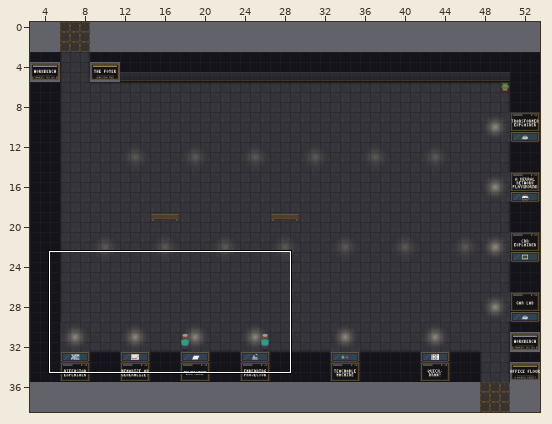
A Tiled map (JSON) gets an edit: maps/workbench.tmj. The picture above shows the old version from afar; the outline marks the close-up.
Close-up. As it was:
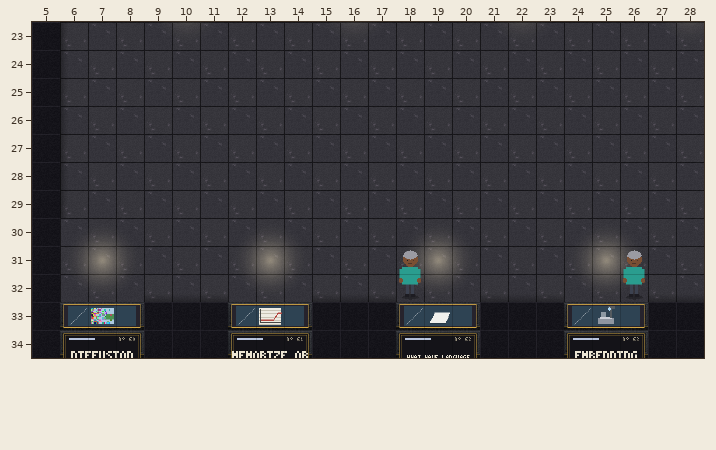
Cells are 32x32 px. Shown: x 5..28, y 23..34. The commit also changed other parts of the map, which this record leaves out.
New version:
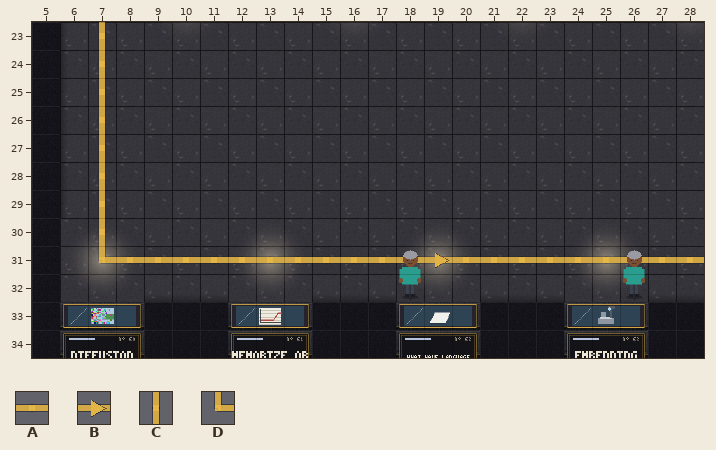
Key: from "Chunk 2": A 36, B 37, C 39, D 41.
_ is an empty cell.
Tiles of an added or newly shown layer are drawn over the layers below it.
From old to new:
Changed rows in their new state; . is an unchanged cell.
Layer "wayfinding" (added):
first column x 7:
23 C.....................
24 C.....................
25 C.....................
26 C.....................
27 C.....................
28 C.....................
29 C.....................
30 C.....................
31 DAAAAAAAAAAABAAAAAAAAA
Where, in picture pixels (left, top, right, bottom), the same in both close-ups:
added: (98, 22, 704, 268)
